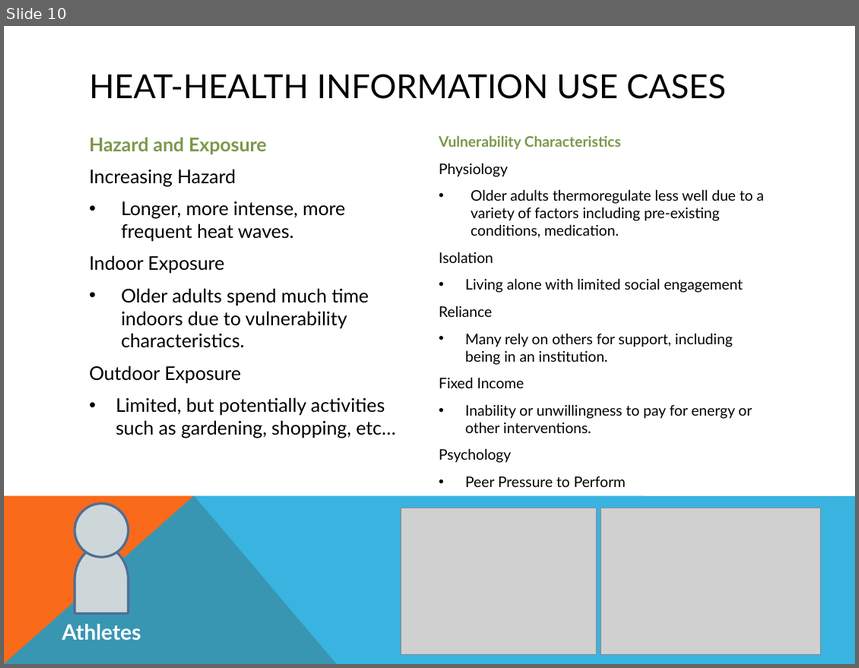
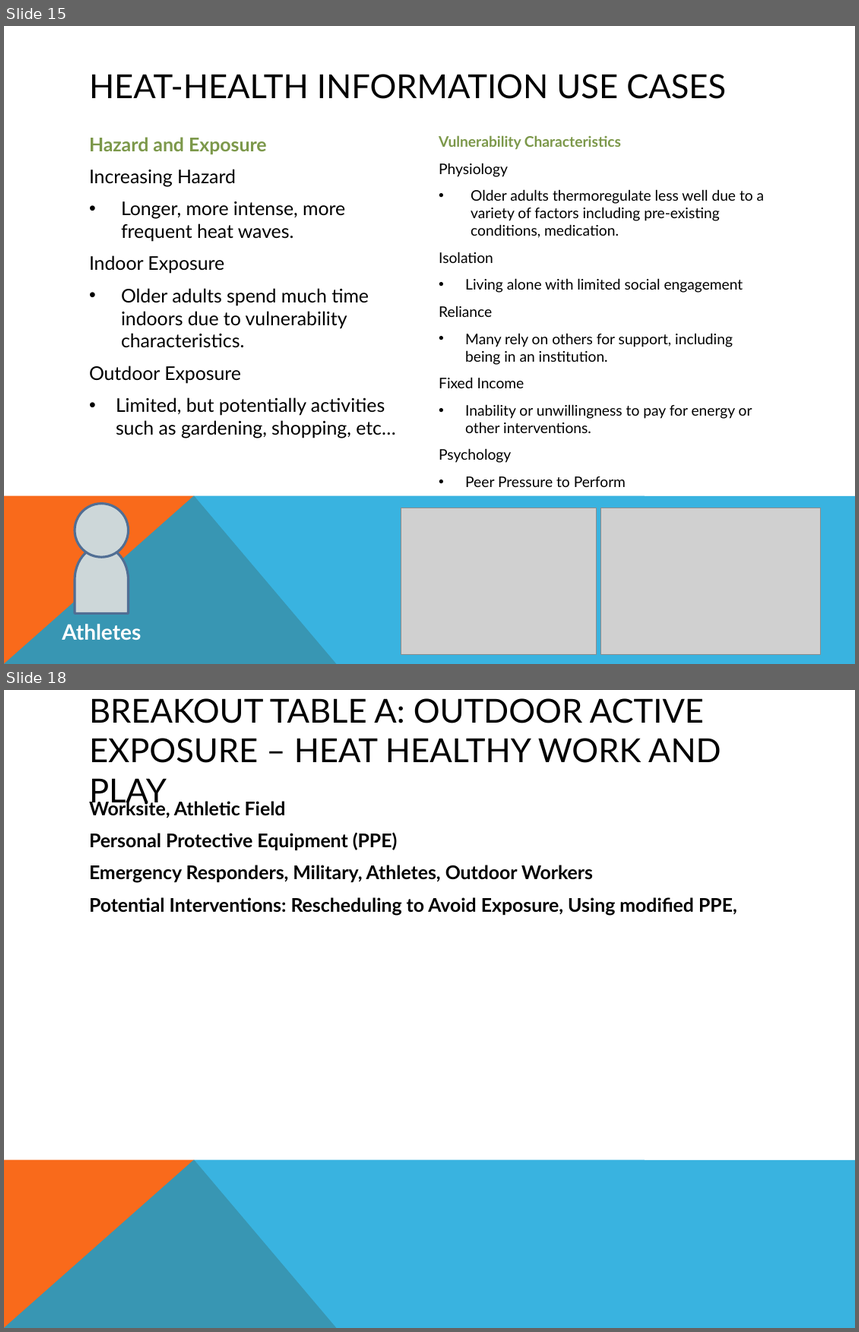
Before and after one commit to hunterjonesm/NIHHIS-Northeast, a slide deck: NIHHIS Use Cases Draft Process Document.pptx. Shown one above the other, each under a label of ours: slide 10 before the commit, slides 15 and 18 after it; the slides between them are not shown. The pictures are 859x668 and 859x1332 pixels, drawn with LibreOffice and Linux fonts; fonts in the diff are those of the drawing; grey boxes stand for pictures. Boxes give left, top, right and bottom in pixels: in the first picture for what was removed or moved away, otherwise in the second. Text is boxed around its words. In the diff, an @@ line names an element or a change of style, - is before the commit and + after.

```diff
--- a/NIHHIS Use Cases Draft Process Document.pptx
+++ b/NIHHIS Use Cases Draft Process Document.pptx
@@ slide 18 added at [4,690,855,1328], background #FFFFFF; not listed: 2 template elements that a slide beside it also shows @@
@@ title added at [89,698,721,809], 28 pt, text #000000 @@
+BREAKOUT TABLE A: OUTDOOR ACTIVE EXPOSURE – HEAT HEALTHY WORK AND PLAY
@@ text added at [89,799,737,916], 16 pt, text #000000, bold @@
+Worksite, Athletic Field
+Personal Protective Equipment (PPE)
+Emergency Responders, Military, Athletes, Outdoor Workers
+Potential Interventions: Rescheduling to Avoid Exposure, Using modified PPE,
@@ what was slide 10 is now slide 15 @@
```
Also in this commit, not shown: 4 slides changed, 9 other slides added.
